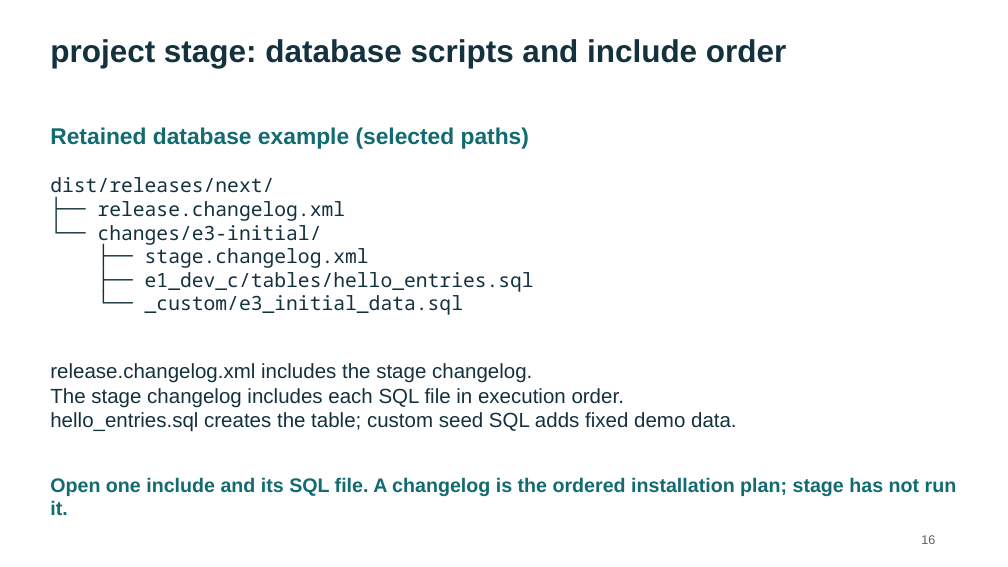
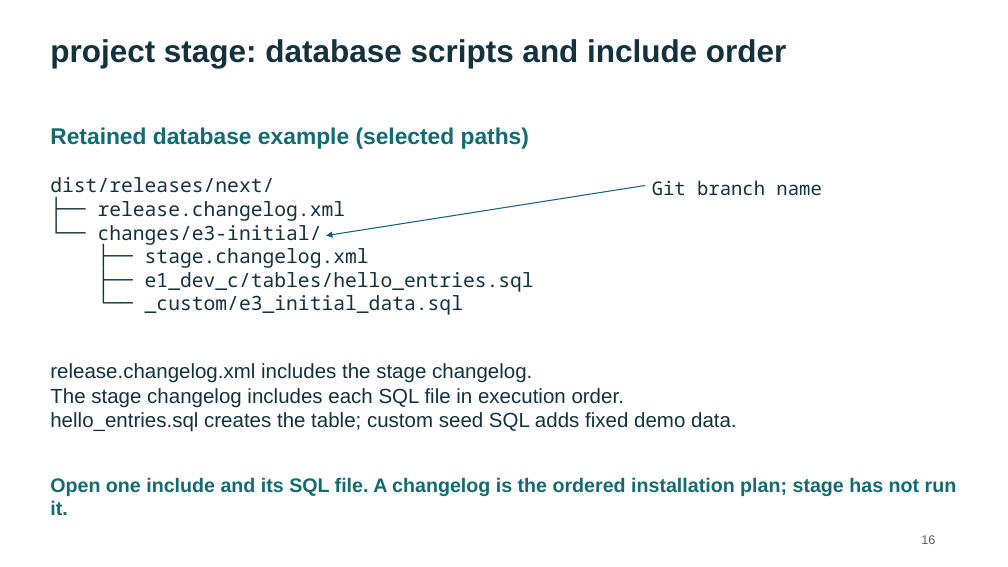
Before and after one commit to rstyczynski/APEX_CICD, a slide deck: slide 16 of progress/E.3/sprint_E.3_increment_demo.pptx. Drawn at 1008x567 pixels with LibreOffice and Linux fonts; fonts in the diff are those of the drawing. Boxes give left, top, right and bottom in pixels: in the first picture for what was removed or moved away, otherwise in the second. Text is boxed around its words. In the diff, an @@ line names an element or a change of style, - is before the commit and + after.

```diff
--- a/progress/E.3/sprint_E.3_increment_demo.pptx
+++ b/progress/E.3/sprint_E.3_increment_demo.pptx
@@ arrow added from (645, 185) to (326, 236), #156082 1 pt @@
@@ text added at (652, 180, 821, 195), 18 pt, text #14313E @@
+Git branch name
```
Also in this commit, not shown: 2 other slides changed, 1 slide added, 1 slide removed, 3 other files.
